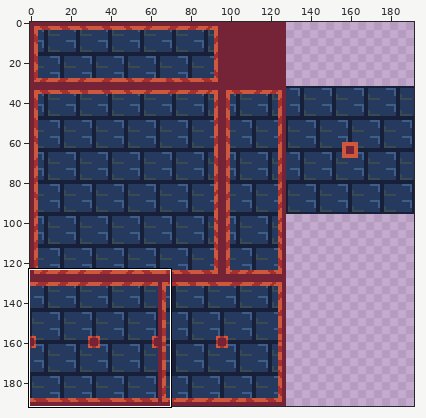
File history of a sprite sheet, Assets/Sprites/Castle_Tileset.png. The first picture is a wide view before the edit; the outline marks the close-up.
Close-up. The starting point:
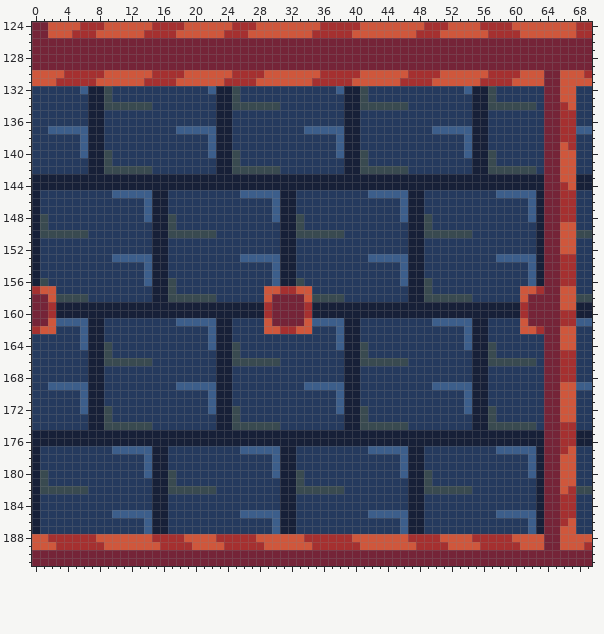
The file is 192x192 pixels. Shown: x 0..69, y 124..191. The commit also changed other parts of the picture, which this record leaves out.
The same view after the edit:
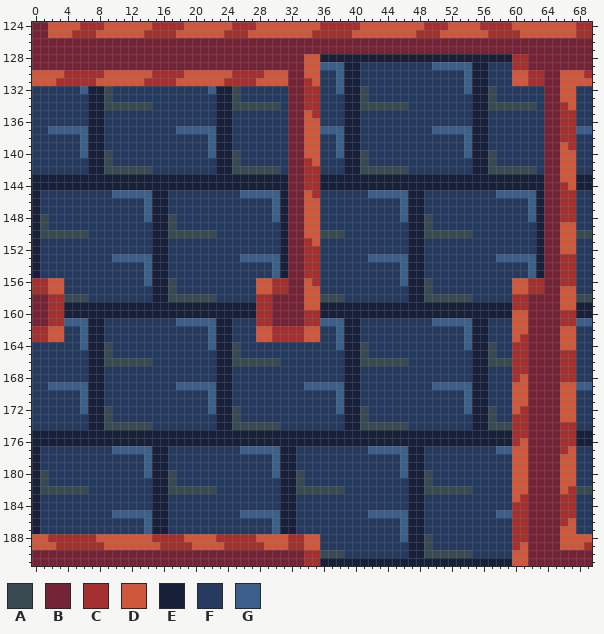
Palette (. is transparent): A #394a50  B #752438  C #a53030  D #cf573c  E #172038  F #253a5e  G #3c5e8b
Difference:
Changed rows in their new state; - is an unchanged pixel.
first column x 0:
128 ----------------------------------DDEEEEEEEEEEEEEEEEEEEEEEEECC--
129 ----------------------------------DDGGGEEFFFFFFFFFGGGGGEEFFFCC--
130 --------------------------------BB--FFGEEFFFFFFFFFFFFFGEEFFFD-CC
131 --------------------------------BBCDFFGEEFFFFFFFFFFFFFGEEFFF--CC
132 --------------------------------BBCC----------------------------
133 --------------------------------BBCC----------------------------
134 --------------------------------BBCC----------------------------
135 --------------------------------BBDC----------------------------
136 --------------------------------BBDD----------------------------
137 --------------------------------BBDD----------------------------
138 --------------------------------BBDD----------------------------
139 --------------------------------BBDD----------------------------
140 --------------------------------BBDD----------------------------
141 --------------------------------BBCD----------------------------
142 --------------------------------BBCC----------------------------
143 --------------------------------BBCC----------------------------
144 --------------------------------BBCC----------------------------
145 --------------------------------BBDC----------------------------
146 --------------------------------BBDD----------------------------
147 --------------------------------BBDD----------------------------
148 --------------------------------BBDD----------------------------
149 --------------------------------BBDD----------------------------
150 --------------------------------BBDD----------------------------
151 --------------------------------BBCD----------------------------
152 --------------------------------BBCC----------------------------
153 --------------------------------BBCC----------------------------
154 --------------------------------BBCC----------------------------
155 --------------------------------BBCC----------------------------
156 CCDD------------------------DDCCBBDC------------------------DDCC
157 -C-D------------------------D-C-BB-D------------------------D-C-
158 --CC------------------------CC-----D------------------------CC--
159 ---C------------------------C-----DD------------------------C---
160 ---C------------------------C------C------------------------DD--
161 --CC------------------------CC----CC------------------------D---
162 -C-D------------------------D-C--C-D------------------------D-BB
163 CCDD------------------------DDCCCCDD------------------------DCBB
164 ------------------------------------------------------------CCBB
165 ------------------------------------------------------------CCBB
166 ------------------------------------------------------------CCBB
167 ------------------------------------------------------------CCBB
168 ------------------------------------------------------------CDBB
169 ------------------------------------------------------------DDBB
170 ------------------------------------------------------------DDBB
171 ------------------------------------------------------------DDBB
172 ------------------------------------------------------------DCBB
173 ------------------------------------------------------------CCBB
174 ------------------------------------------------------------CCBB
175 ------------------------------------------------------------CCBB
176 ------------------------------------------------------------CDBB
177 ------------------------------------------------------------DDBB
178 ------------------------------------------------------------DDBB
179 ------------------------------------------------------------DDBB
180 ------------------------------------------------------------DDBB
181 ------------------------------------------------------------DDBB
182 ------------------------------------------------------------DDBB
183 ------------------------------------------------------------DCBB
184 ------------------------------------------------------------CCBB
185 ------------------------------------------------------------CCBB
186 ------------------------------------------------------------CCBB
187 ------------------------------------------------------------CCBB
188 --------------------------------CCDDFFFFFFFFFFGEEAFFFFFFFFFFCCBB
189 --------------------------------CC-DFFFFFFFFFFFEEAFFFFFFFFFF--BB
190 ----------------------------------CCAAAFFFFFFFFEEAAAAAAFFFFFDD--
191 ----------------------------------CCEEEEEEEEEEEEEEEEEEEEEEEEDD--
